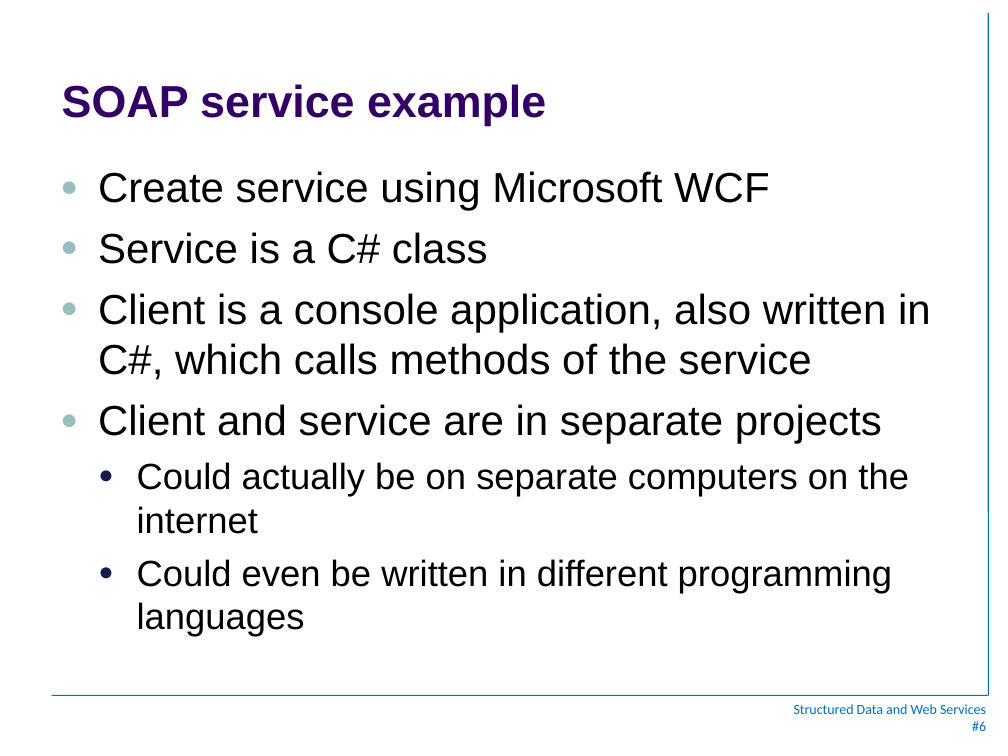
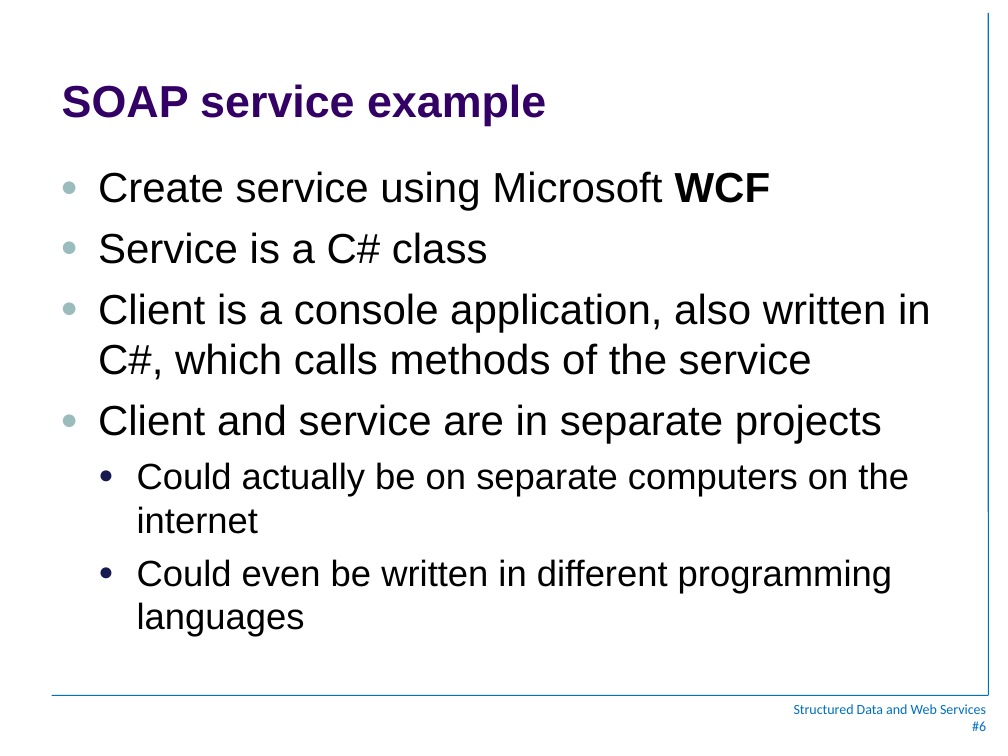
Before and after one commit to jhpaterson/LahtiWebServices, a slide deck: slide 6 of webservices_Lahti.ppt. Drawn at 1008x756 pixels with LibreOffice and Linux fonts; fonts in the diff are those of the drawing; background and template pictures are left out. Boxes give left, top, right and bottom in pixels: in the first picture for what was removed or moved away, otherwise in the second. Text is boxed around its words. In the diff, an @@ line names an element or a change of style, - is before the commit and + after.

```diff
--- a/webservices_Lahti.ppt
+++ b/webservices_Lahti.ppt
@@ text at (98,171,771,211): bold on in "WCF" @@
```
Also in this commit, not shown: 5 other slides changed, 1 slide added, 32 other files.
